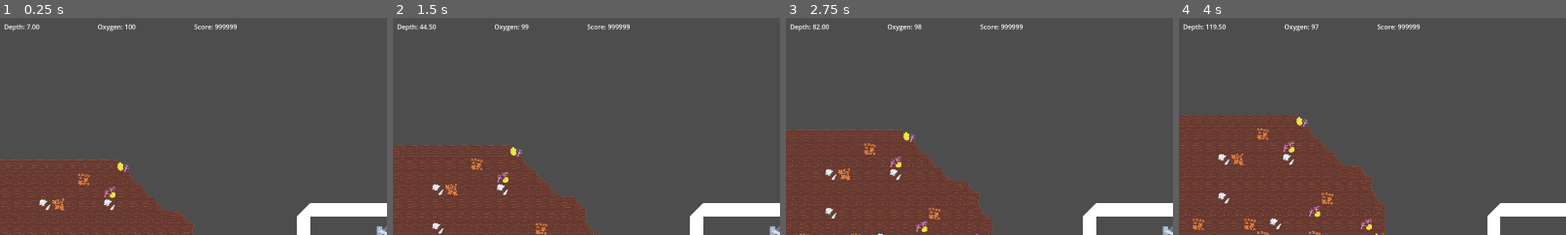
Above: before the commit, frames 1-4 (left to right).
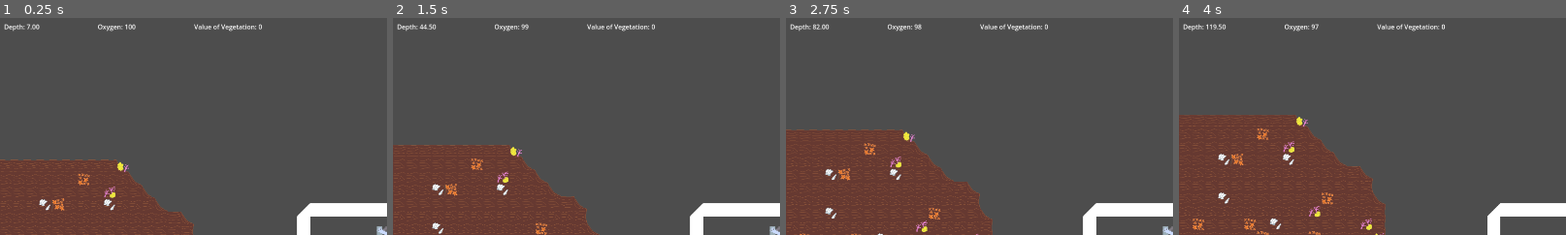
Above: after the commit, the same moments.

Repository: DSurguy/spring-2024-2d-jam
Game: Godot game, scene res://scenes/GameScene/GameScene.tscn
Same seed, same stepped clock (60 frames per second), same inputs: the game is played once before the commit and once after it. This scene is started directly instead of the project's main scene. Sound files missing from this copy of the repository are replaced by a short silence.
Inputs (mouse positions are % of the whole screen's width and height, from its top left):
- Up to frame 1 (0.25 s): no input
- Up to frame 2 (1.5 s): tap Enter (ui_accept) at 0.5, 0.77 s; move the mouse to (72, 45) at 0.52 s; hold D (move_right) from 0.53 s (still down); tap Down (aim_down) at 0.6 s; move the mouse to (30, 55) at 1.27 s; tap Left (aim_left) at 1.35 s
- Up to frame 3 (2.75 s): tap Enter (ui_accept) at 1.52 s; move the mouse to (60, 28) at 2.02 s; release D (move_right) at 2.03 s; hold A (move_left) from 2.03 s (still down); tap Right (aim_right) at 2.1 s
- Up to frame 4 (4 s): move the mouse to (45, 70) at 2.77 s; release A (move_left) at 2.78 s; hold D (move_right) from 2.78 s (still down); tap Up (aim_up) at 2.85 s; tap Enter (ui_accept) at 3.02, 3.77 s; move the mouse to (80, 65) at 3.52 s; tap E (interact) at 3.6 s
The pictures show only the part of the screen within x 0-50%, y 0-50%; the shares and areas given below are measured in that part.

The runs differ from the first frame. In frame 1, 0.3% of the frame differs, in the area x 50-68%, y 2-7%; in frame 2, 0.3%; in frame 3, 0.3%; in frame 4, 0.3%, in the area x 51-69%, y 2-7%.

Commit message:
assess the value of vegetation

Diff:
--- a/GameState.gd
+++ b/GameState.gd
@@ -1,6 +1,6 @@
 extends Node
 
 
-var score = 999999
+var score = 0
 
 var max_oxygen = 100
--- a/scenes/GameScene/Plants/GenericPlant.gd
+++ b/scenes/GameScene/Plants/GenericPlant.gd
@@ -21,6 +21,8 @@
 func collect(target: Node2D):
 	print("Plant collected")
 	animation_tree["parameters/conditions/is_collected"] = true
+
+	GameState.score += 1
 # TODO: Drift?
 
 
--- a/scenes/UI/Level/LevelProgress/LevelProgressUI.gd
+++ b/scenes/UI/Level/LevelProgress/LevelProgressUI.gd
@@ -7,7 +7,7 @@
 
 var format_string = "Depth: %.2f"
 var oxy_format_string = "Oxygen: %d"
-var score_format_string = "Score: %d"
+var score_format_string = "Value of Vegetation: %d"
 
 func _ready():
 	if submarine_node == null:
